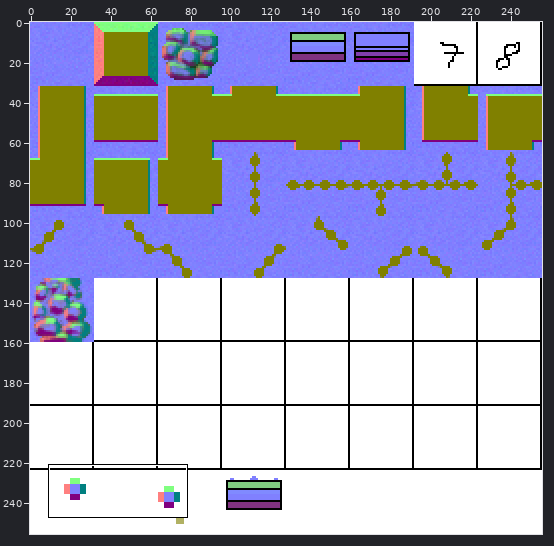
File history of a sprite sheet, Game++ Tile/res/tiles normal.png. The first picture is a wide view before the edit; the outline marks the close-up.
Close-up. Earlier state:
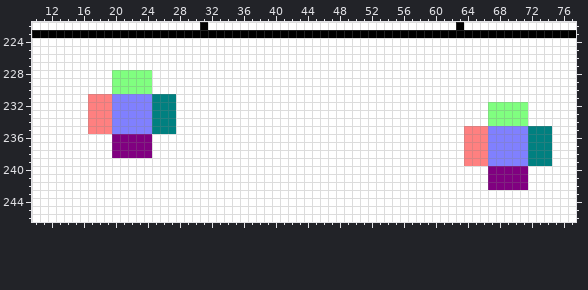
The file is 256x256 pixels. Shown: x 10..77, y 222..246. The commit also changed other parts of the picture, which this record leaves out.
Once edited:
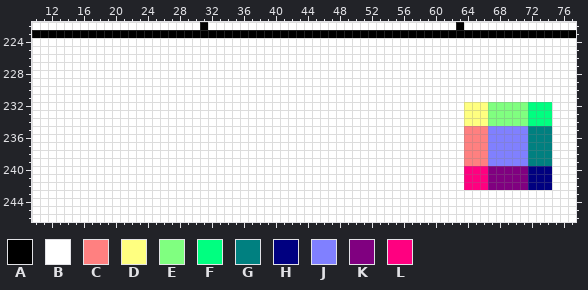
Palette (. is transparent): A #000000  B #ffffff  C #ff8080  D #ffff80  E #80ff80  F #00ff80  G #008080  H #000080  J #8080ff  K #800080  L #ff0080
Changes in this commit:
Colour B replaces colour C in rows 231 to 235 at x 17 to 19.
Colour B replaces colour E in rows 228 to 230 at x 20 to 24.
Colour B replaces colour G in rows 231 to 235 at x 25 to 27.
Colour B replaces colour J in rows 231 to 235 at x 20 to 24.
Colour B replaces colour K in rows 236 to 238 at x 20 to 24.
Colour D replaces colour B in rows 232 to 234 at x 64 to 66.
Colour F replaces colour B in rows 232 to 234 at x 72 to 74.
Colour H replaces colour B in rows 240 to 242 at x 72 to 74.
Colour L replaces colour B in rows 240 to 242 at x 64 to 66.
